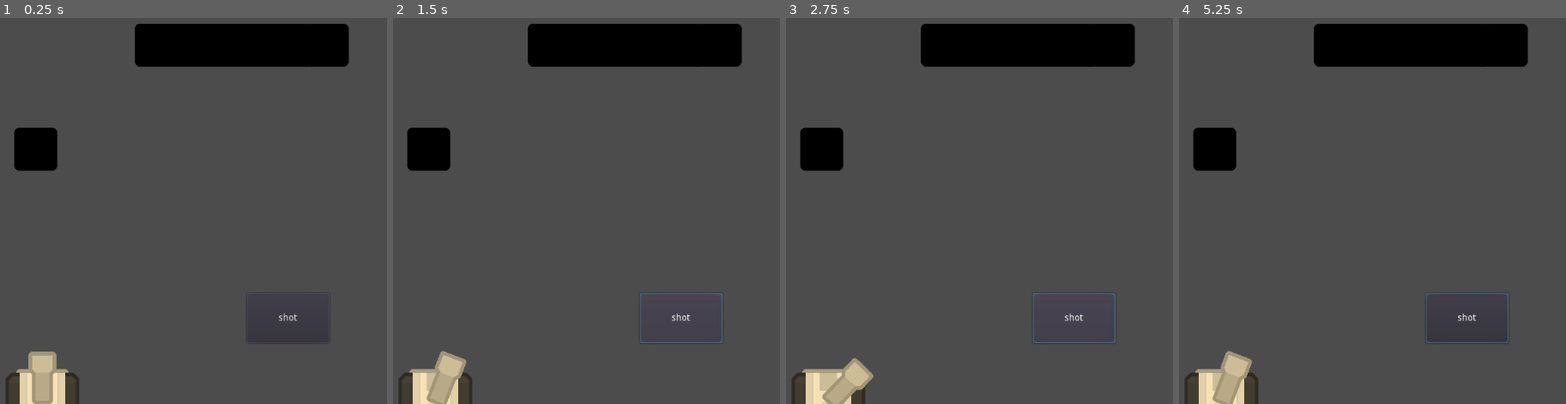
Above: before the commit, frames 1-4 (left to right).
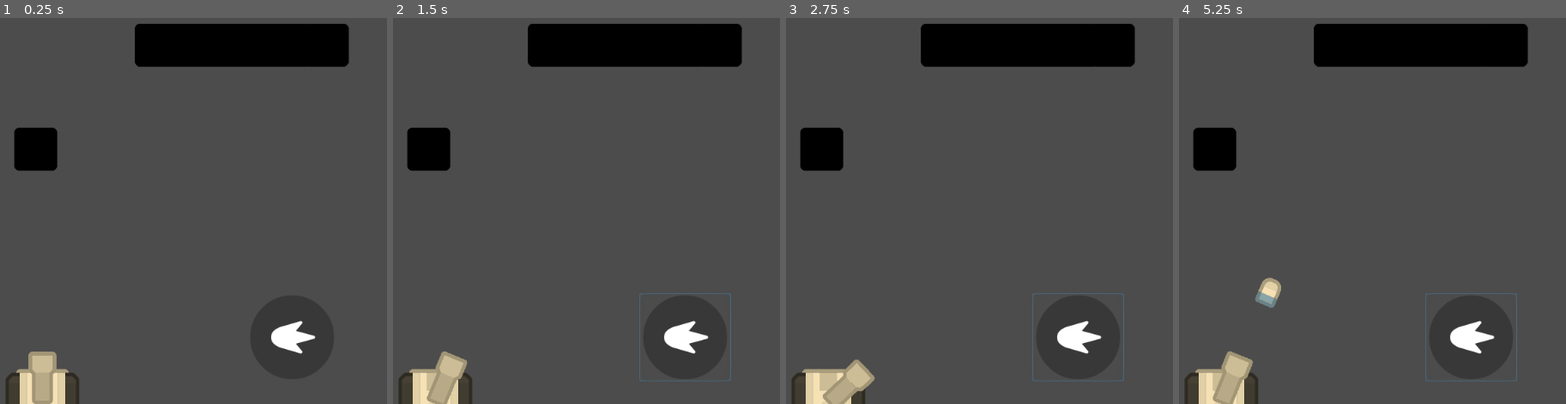
Above: after the commit, the same moments.

Repository: Dieghito124/GodotArcade-1
Game: Godot game, scene res://src/Game.tscn
The game is run twice, just before and just after one commit, with the same random seed, the same clock (stepped at 60 frames per second) and the same inputs. The engine's default icon, where the game draws it, is replaced by a stand-in: a white triangle on a blue panel in a dark square.
Inputs (mouse positions are in pixels of both pictures, inside the frame that each line leads up to; where the layout moved, square brackets give the same spot in the first picture):
- Up to frame 1 (0.25 s): no input
- Up to frame 2 (1.5 s): click (683, 338) [679, 319] at 0.5 s; click (683, 338) [679, 319] at 1.25 s
- Up to frame 3 (2.75 s): click (1076, 338) [1072, 319] at 2 s
- Up to frame 4 (5.25 s): move the mouse to (1372, 183) at 2.77 s; click (1372, 183) at 2.92 s; move the mouse to (outside the picture) at 3.52 s; click (outside the picture) at 3.67 s; move the mouse to (1291, 114) at 4.27 s; click (1291, 114) at 4.42 s; tap Enter at 5 s; move the mouse to (1186, 284) at 5.02 s; click (1186, 284) at 5.17 s

The runs differ from the first frame. In frame 1, 0.6% of the frame differs, in the area x 70-86%, y 76-88%; in frame 2, 1.0%; in frame 3, 1.0%; in frame 4, 1.2%, in the area x 8-88%, y 67-99%.

Commit message:
Fixed dependencies

Diff:
--- a/HUD/HUD.gd
+++ b/HUD/HUD.gd
@@ -3,6 +3,12 @@
 func _ready() -> void:
 	pass
 
+func _process(delta):
+	if $Control/ShotBtn.pressed and $ShotTimer.time_left == 0:
+		Events.shot = true
+		$ShotTimer.start()
+	else:
+		Events.shot = false
 
 func _on_ShotBtn_pressed() -> void:
 	pass
--- a/HUD/HUD.tscn
+++ b/HUD/HUD.tscn
@@ -1,6 +1,7 @@
-[gd_scene load_steps=2 format=2]
+[gd_scene load_steps=3 format=2]
 
 [ext_resource path="res://HUD/HUD.gd" type="Script" id=1]
+[ext_resource path="res://assets/HUD/ShotButton.png" type="Texture" id=2]
 
 [node name="HUD" type="CanvasLayer"]
 script = ExtResource( 1 )
@@ -8,11 +9,19 @@
 [node name="Control" type="Control" parent="."]
 anchor_right = 1.0
 anchor_bottom = 1.0
+margin_left = -1.36041
+margin_right = -1.36041
 
 [node name="ShotBtn" type="Button" parent="Control"]
 margin_left = 815.0
 margin_top = 435.0
 margin_right = 938.0
 margin_bottom = 509.0
-text = "shot"
+button_mask = 2
+icon = ExtResource( 2 )
+flat = true
+
+[node name="ShotTimer" type="Timer" parent="."]
+wait_time = 0.5
+one_shot = true
 [connection signal="pressed" from="Control/ShotBtn" to="." method="_on_ShotBtn_pressed"]
--- a/globals/Events.gd
+++ b/globals/Events.gd
@@ -6,3 +6,6 @@
 signal game_over
 signal game_win
 signal player_shot
+
+var shot = false
+var ang
--- a/src/Bullet.gd
+++ b/src/Bullet.gd
@@ -1,4 +1,5 @@
 extends RigidBody2D
 
 func _ready() -> void:
-	pass
+	self.rotation = Events.ang
+	apply_impulse(Vector2(), Vector2(0, -1000).rotated(Events.ang))
--- a/src/Player.gd
+++ b/src/Player.gd
@@ -18,9 +18,18 @@
 func _draw() -> void:
 	pass
 
+func _process(delta) -> void:
+	Events.ang = $Cannon.rotation
+	if Events.shot == true:
+		_player_shot()
+
 func _player_shot() -> void:
-	bullet_spawn_pos = $Cannon/BulletSpawnPos.global_position
-	Events.emit_signal("player_shot", bullet_spawn_pos)
+	#bullet_spawn_pos = $Cannon/BulletSpawnPos.global_position
+	#Events.emit_signal("player_shot", bullet_spawn_pos)
+	var sc_bul = load("res://src/Bullet.tscn")
+	var bul = sc_bul.instance()
+	get_node("/root/Game/World1").add_child(bul)
+	bul.position = self.position
 	_play_shot_sound()
 
 func _on_Tween_all_completed() -> void:
@@ -32,5 +41,5 @@
 	pass #Start the FX sounds
 
 func _play_shot_sound() -> void:
-	$Cannon/CannonShot.pitch_scale = rand_range(0.8, 1.2)
 	$Cannon/CannonShot.play()
+	$Cannon/CannonShot.pitch_scale = rand_range(0.9, 1.1)
Binary file added: assets/HUD/ShotButton.png
Not shown, added: assets/HUD/ShotButton.png.import
